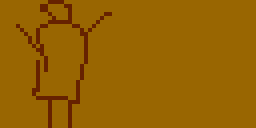
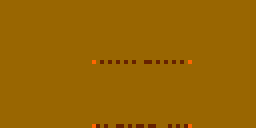
The second (256, 128) image is a revision of the first. Changes to its layers:
hid "clown" over [16, 0, 192, 128]
hid "title-screen" over [16, 0, 192, 128]
hid "map-victory" over [16, 0, 192, 128]
hid "viper 4", moved it above "viper 4 neck copy" over [64, 12, 192, 128]
added layer "viper 4 neck copy" above "viper 4 neck" over [92, 60, 192, 128]
showed "neutral background" over [16, 0, 192, 128]
